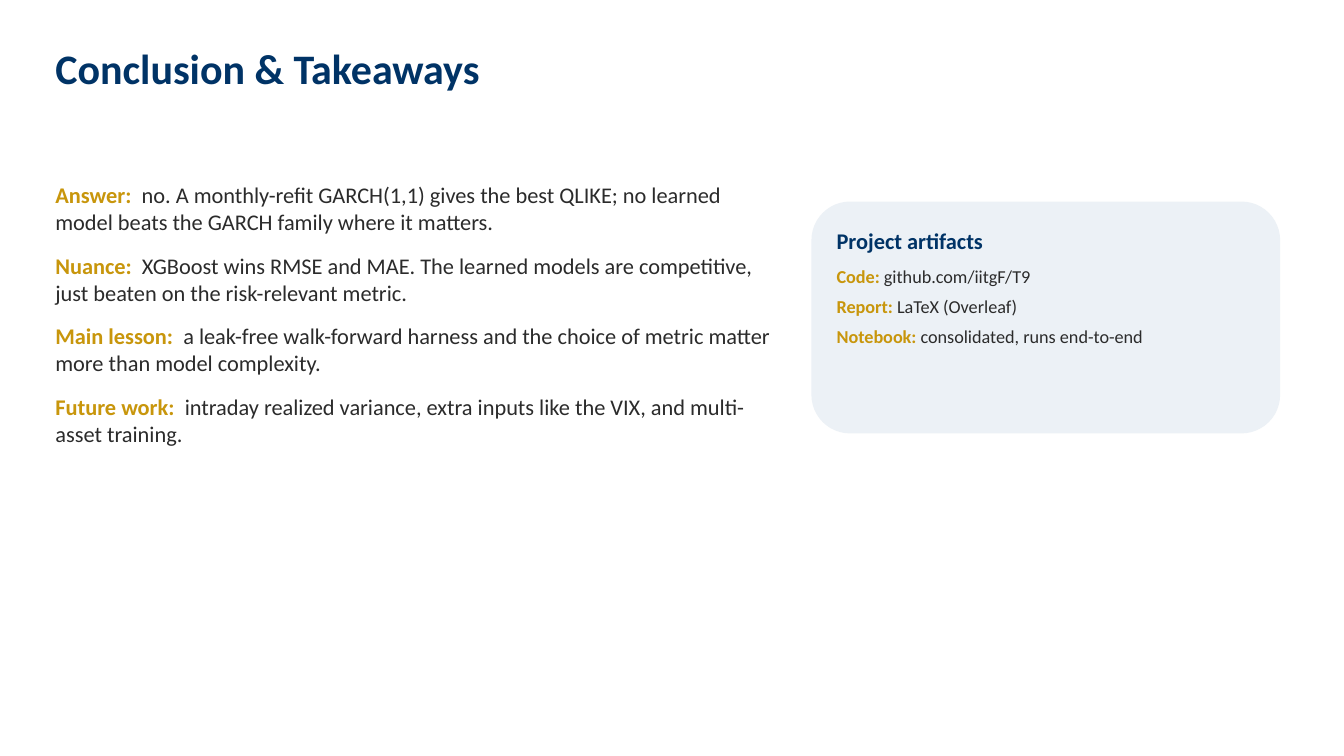
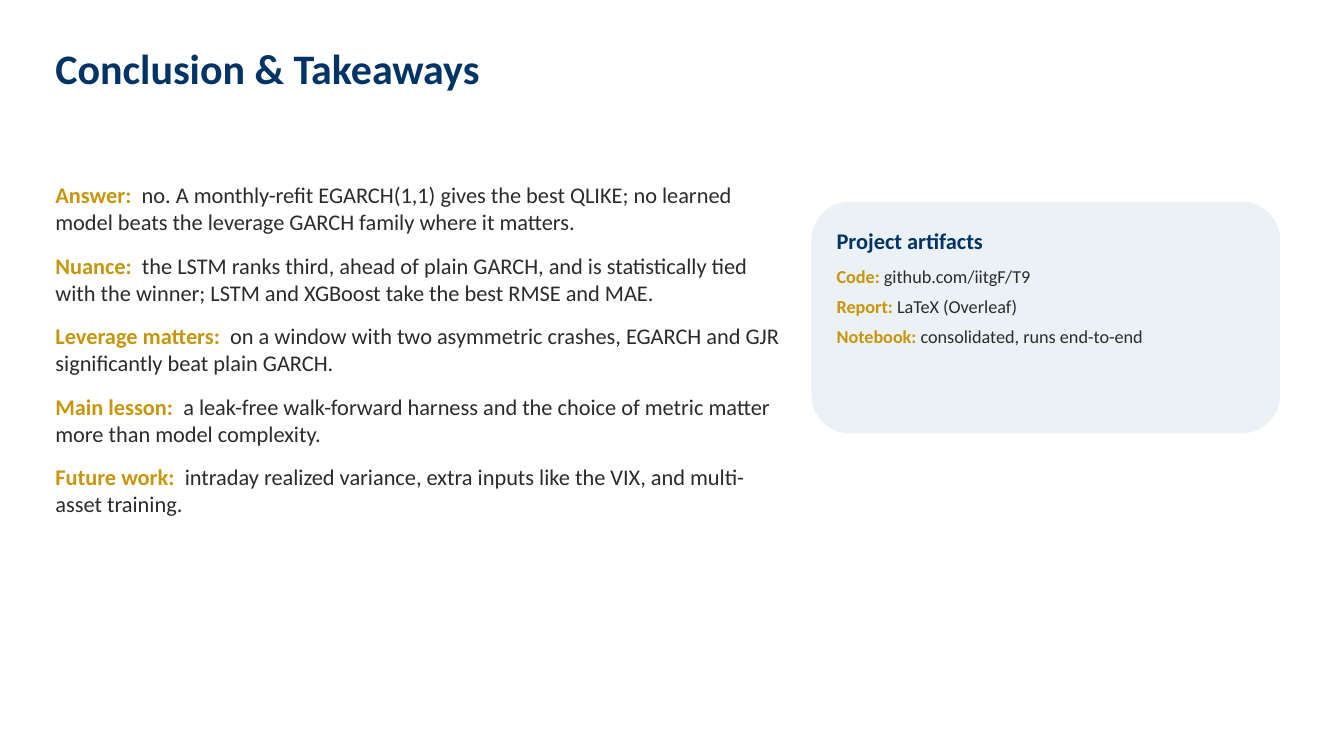
Before and after one commit to iitgF/T9, a slide deck: slide 12 of Project_Video_Presentation.pptx. Drawn at 1344x756 pixels with LibreOffice and Linux fonts; fonts in the diff are those of the drawing. Boxes give left, top, right and bottom in pixels: in the first picture for what was removed or moved away, otherwise in the second. Text is boxed around its words. In the diff, an @@ line names an element or a change of style, - is before the commit and + after.

```diff
--- a/Project_Video_Presentation.pptx
+++ b/Project_Video_Presentation.pptx
@@ text at bbox=[55, 187, 779, 375]: text changed @@
-Answer: no. A monthly-refit GARCH(1,1) gives the best QLIKE; no learned model beats the GARCH family where it matters.
-Nuance: XGBoost wins RMSE and MAE. The learned models are competitive, just beaten on the risk-relevant metric.
+Answer: no. A monthly-refit EGARCH(1,1) gives the best QLIKE; no learned model beats the leverage GARCH family where it matters.
+Nuance: the LSTM ranks third, ahead of plain GARCH, and is statistically tied with the winner; LSTM and XGBoost take the best RMSE and MAE.
+Leverage matters: on a window with two asymmetric crashes, EGARCH and GJR significantly beat plain GARCH.
```
Also in this commit, not shown: 4 other slides changed, 9 other files.
